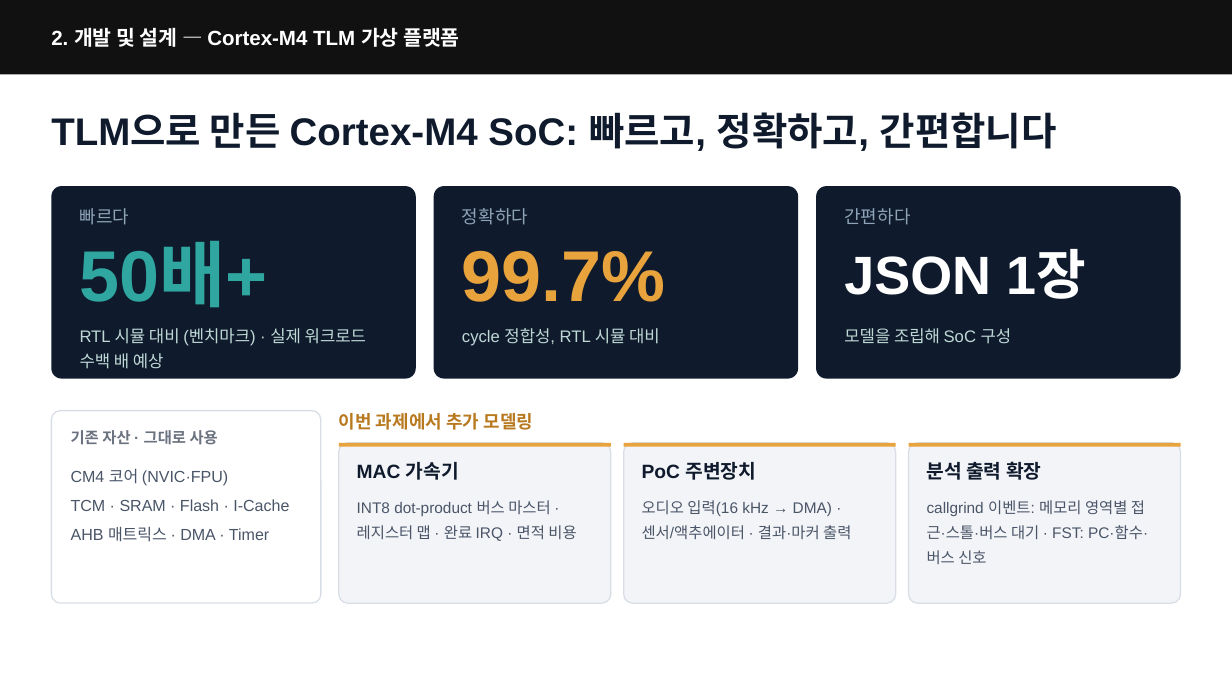
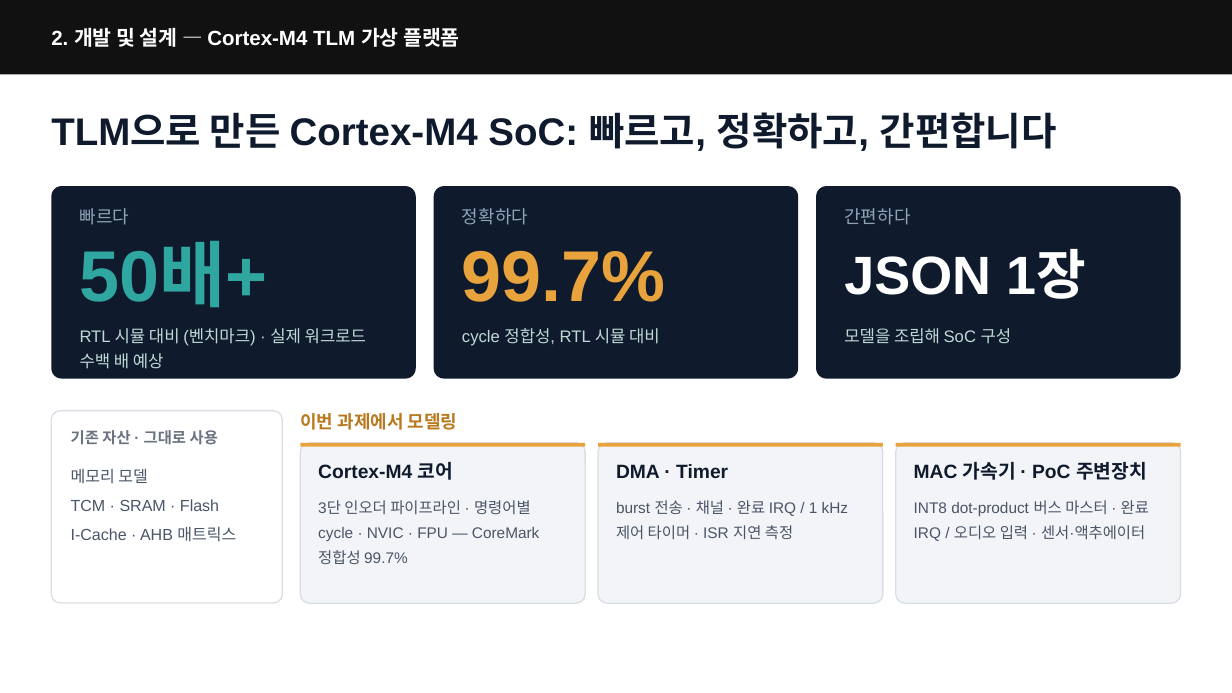
Before and after one commit to tdjung/co_opt_example, a slide deck: slide 5 of docs/presentation/deck_basic_fonts.pptx. Drawn at 1232x693 pixels with LibreOffice and Linux fonts; fonts in the diff are those of the drawing. Boxes give left, top, right and bottom in pixels: in the first picture for what was removed or moved away, otherwise in the second. Text is boxed around its words. In the diff, an @@ line names an element or a change of style, - is before the commit and + after.

```diff
--- a/docs/presentation/deck_basic_fonts.pptx
+++ b/docs/presentation/deck_basic_fonts.pptx
@@ rounded rectangle: place and size @@
-rounded rectangle at bbox=[52, 410, 322, 603]
+rounded rectangle at bbox=[52, 410, 283, 603]
@@ text at bbox=[300, 413, 458, 430]: text changed @@
-이번 과제에서 추가 모델링
+이번 과제에서 모델링
@@ rounded rectangle: place and size @@
-rounded rectangle at bbox=[339, 443, 611, 604]
+rounded rectangle at bbox=[300, 443, 585, 604]
@@ rectangle: place and size @@
-rectangle at bbox=[339, 443, 611, 446]
+rectangle at bbox=[300, 443, 585, 446]
@@ rounded rectangle: place and size @@
-rounded rectangle at bbox=[624, 443, 896, 604]
+rounded rectangle at bbox=[598, 443, 883, 604]
@@ rectangle: place and size @@
-rectangle at bbox=[624, 443, 896, 446]
+rectangle at bbox=[598, 443, 883, 446]
@@ rounded rectangle: place and size @@
-rounded rectangle at bbox=[909, 443, 1180, 604]
+rounded rectangle at bbox=[896, 443, 1180, 604]
@@ rectangle: place and size @@
-rectangle at bbox=[909, 443, 1180, 446]
+rectangle at bbox=[896, 443, 1180, 446]
@@ text at bbox=[71, 468, 236, 541]: text changed @@
-CM4 코어 (NVIC·FPU)
-TCM · SRAM · Flash · I-Cache
-AHB 매트릭스 · DMA · Timer
+메모리 모델
+TCM · SRAM · Flash
+I-Cache · AHB 매트릭스
@@ text at bbox=[318, 462, 453, 480]: text changed @@
-MAC 가속기
+Cortex-M4 코어
@@ text at bbox=[616, 464, 728, 478]: text changed @@
-PoC 주변장치
+DMA · Timer
@@ text at bbox=[914, 462, 1147, 480]: text changed @@
-분석 출력 확장
+MAC 가속기 · PoC 주변장치
@@ text at bbox=[318, 500, 539, 564]: text changed @@
-INT8 dot-product 버스 마스터 · 레지스터 맵 · 완료 IRQ · 면적 비용
+3단 인오더 파이프라인 · 명령어별 cycle · NVIC · FPU — CoreMark 정합성 99.7%
@@ text at bbox=[616, 500, 848, 539]: text changed @@
-오디오 입력(16 kHz → DMA) · 센서/액추에이터 · 결과·마커 출력
+burst 전송 · 채널 · 완료 IRQ / 1 kHz 제어 타이머 · ISR 지연 측정
@@ text at bbox=[914, 500, 1149, 541]: text changed @@
-callgrind 이벤트: 메모리 영역별 접근·스톨·버스 대기 · FST: PC·함수·버스 신호
+INT8 dot-product 버스 마스터 · 완료 IRQ / 오디오 입력 · 센서·액추에이터
```
Also in this commit, not shown: 5 other files.
